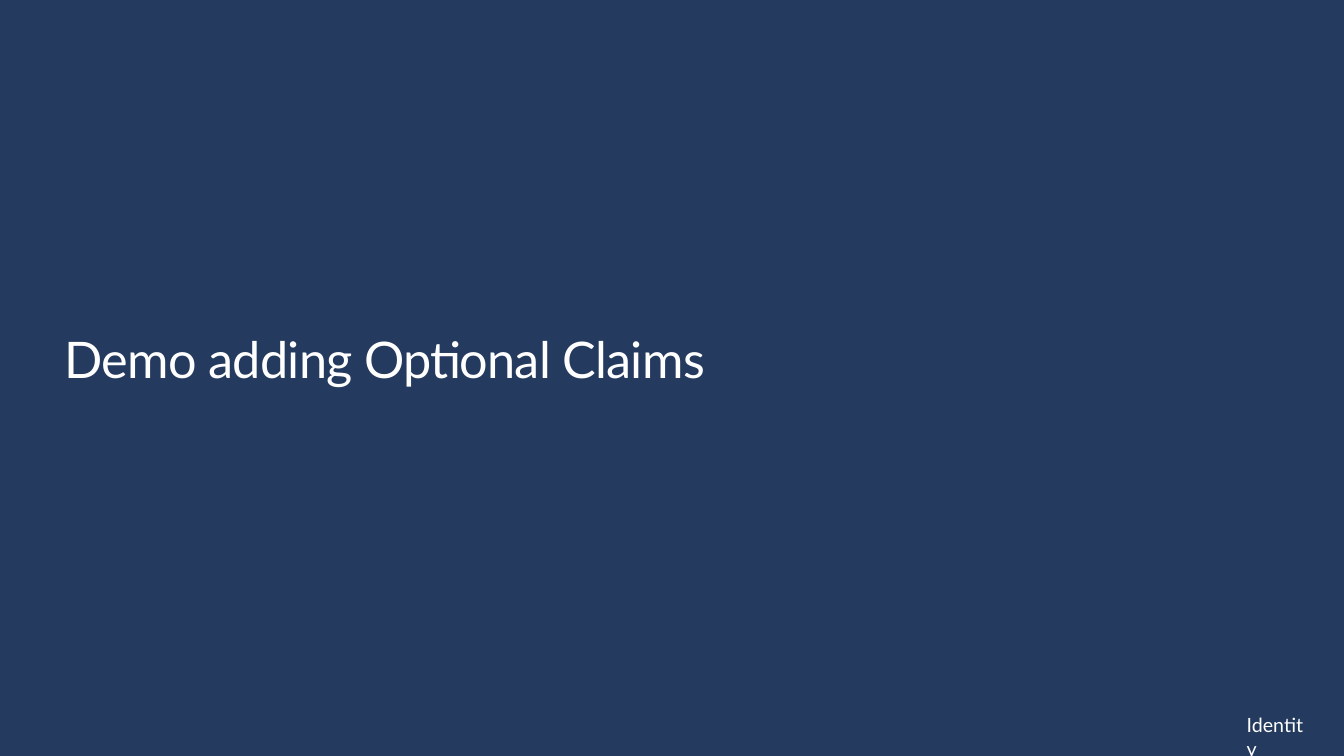
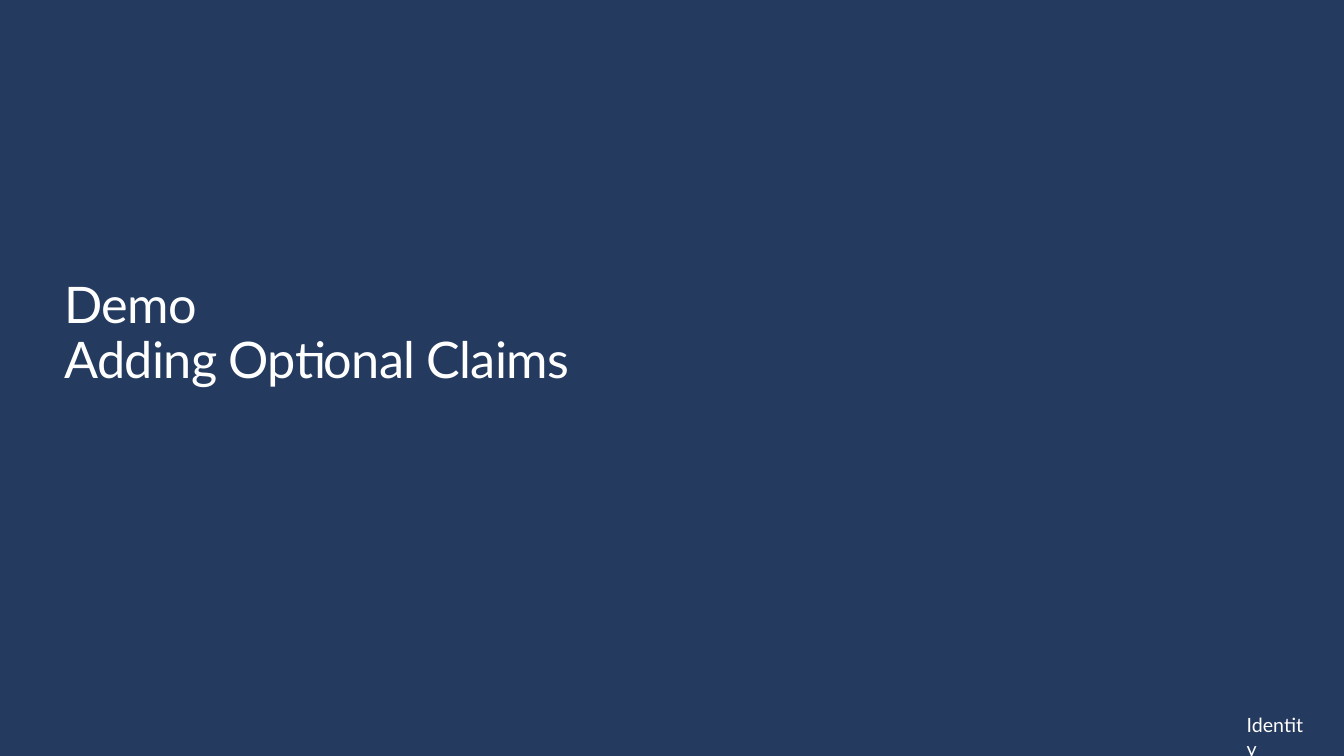
Before and after one commit to kylemar/LOB-Apps-for-IT-Pros, a slide deck: slide 53 of LOB apps for ITPros.pptx (slide 50 before the commit). Drawn at 1344x756 pixels with LibreOffice and Linux fonts; fonts in the diff are those of the drawing; background and template pictures are left out. Boxes give left, top, right and bottom in pixels: in the first picture for what was removed or moved away, otherwise in the second. Text is boxed around its words. In the diff, an @@ line names an element or a change of style, - is before the commit and + after.

```diff
--- a/LOB apps for ITPros.pptx
+++ b/LOB apps for ITPros.pptx
@@ title at [65,287,569,387]: text changed @@
-Demo adding Optional Claims
+Demo
+Adding Optional Claims
```
Also in this commit, not shown: 22 other slides changed, 20 slides added, 2 slides removed, 1 other file.
